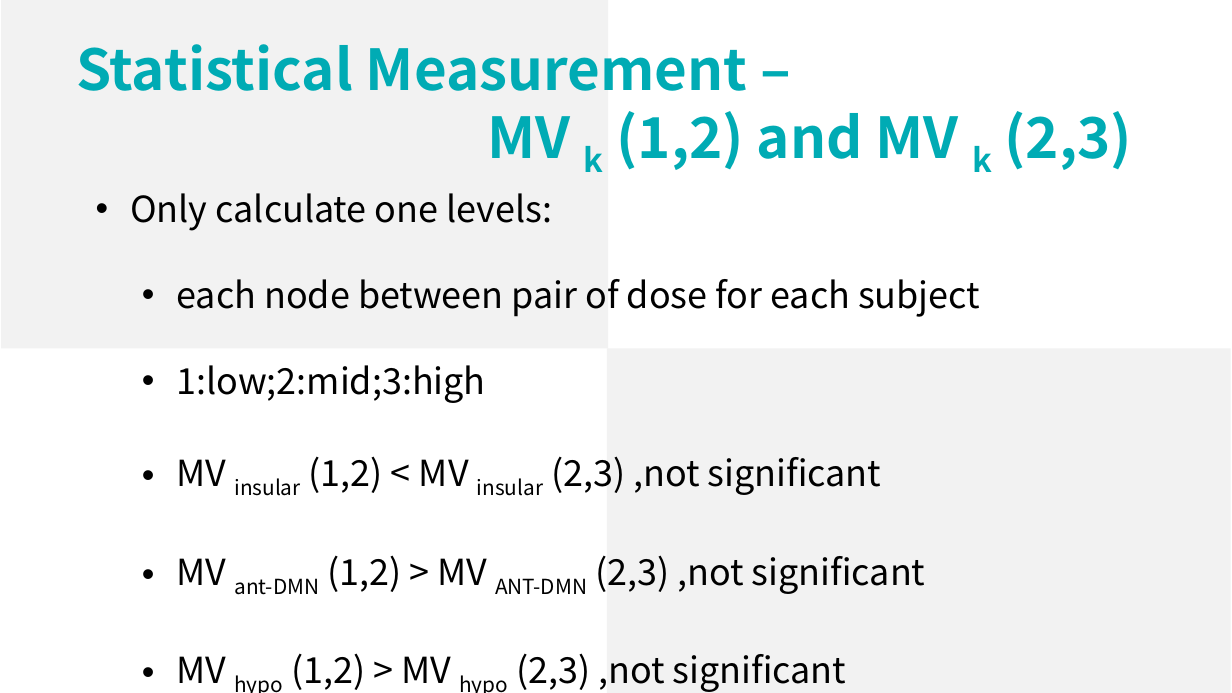
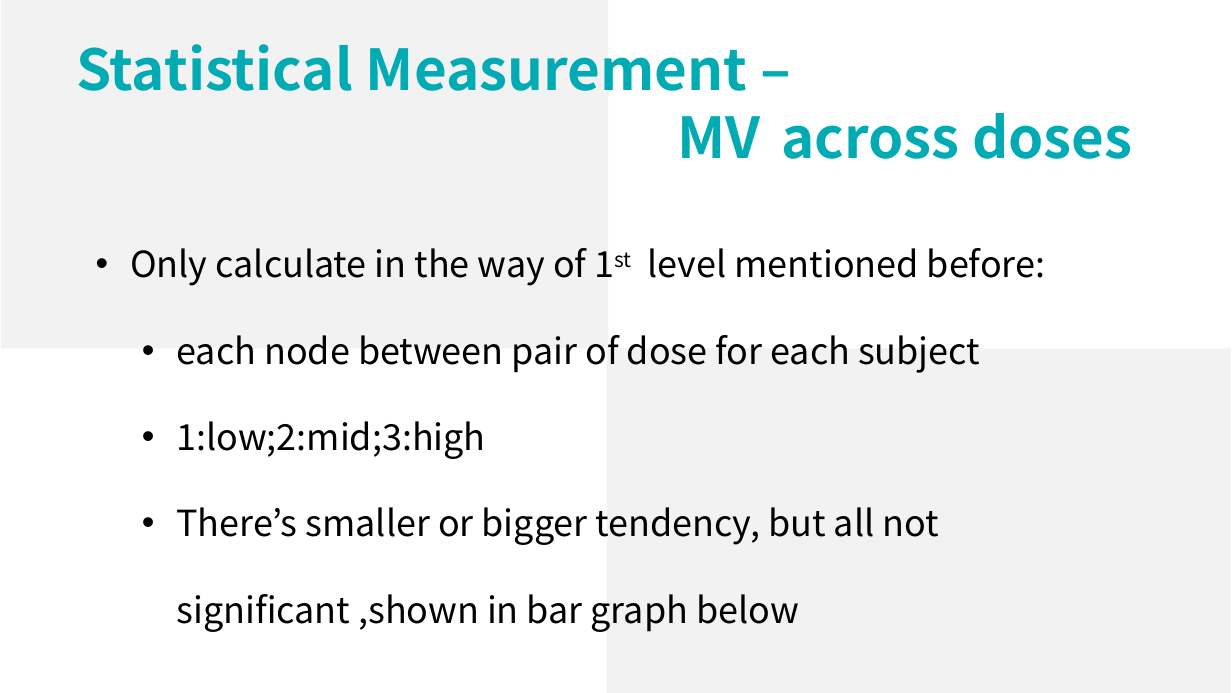
Before and after one commit to lsyoath/sheepy, a slide deck: slide 14 of Work/CurrentResults.pptx (slide 13 before the commit). Drawn at 1232x693 pixels with LibreOffice and Linux fonts; fonts in the diff are those of the drawing. Boxes give left, top, right and bottom in pixels: in the first picture for what was removed or moved away, otherwise in the second. Text is boxed around its words. In the diff, an @@ line names an element or a change of style, - is before the commit and + after.

```diff
--- a/Work/CurrentResults.pptx
+++ b/Work/CurrentResults.pptx
@@ text at (678, 113, 1132, 159): text changed @@
-MV k (1,2) and MV k (2,3)
+MV across doses
@@ text "Only calculate in the way ...": place and size @@
-text "Only calculate in the way ..." at (130, 193, 980, 692)
+text "Only calculate in the way ..." at (130, 248, 1046, 632)
@@ text at (130, 248, 1046, 286): text changed @@
-• Only calculate one levels:
+• Only calculate in the way of 1st level mentioned before:
@@ text at (177, 507, 938, 632): text changed @@
-  • MV insular (1,2) < MV insular (2,3) ,not significant
-  • MV ant-DMN (1,2) > MV ANT-DMN (2,3) ,not significant
-  • MV hypo (1,2) > MV hypo (2,3) ,not significant
+  • There’s smaller or bigger tendency, but all not significant ,shown in bar graph below
```
Also in this commit, not shown: 5 other slides changed, 3 slides added, 2 other files.
